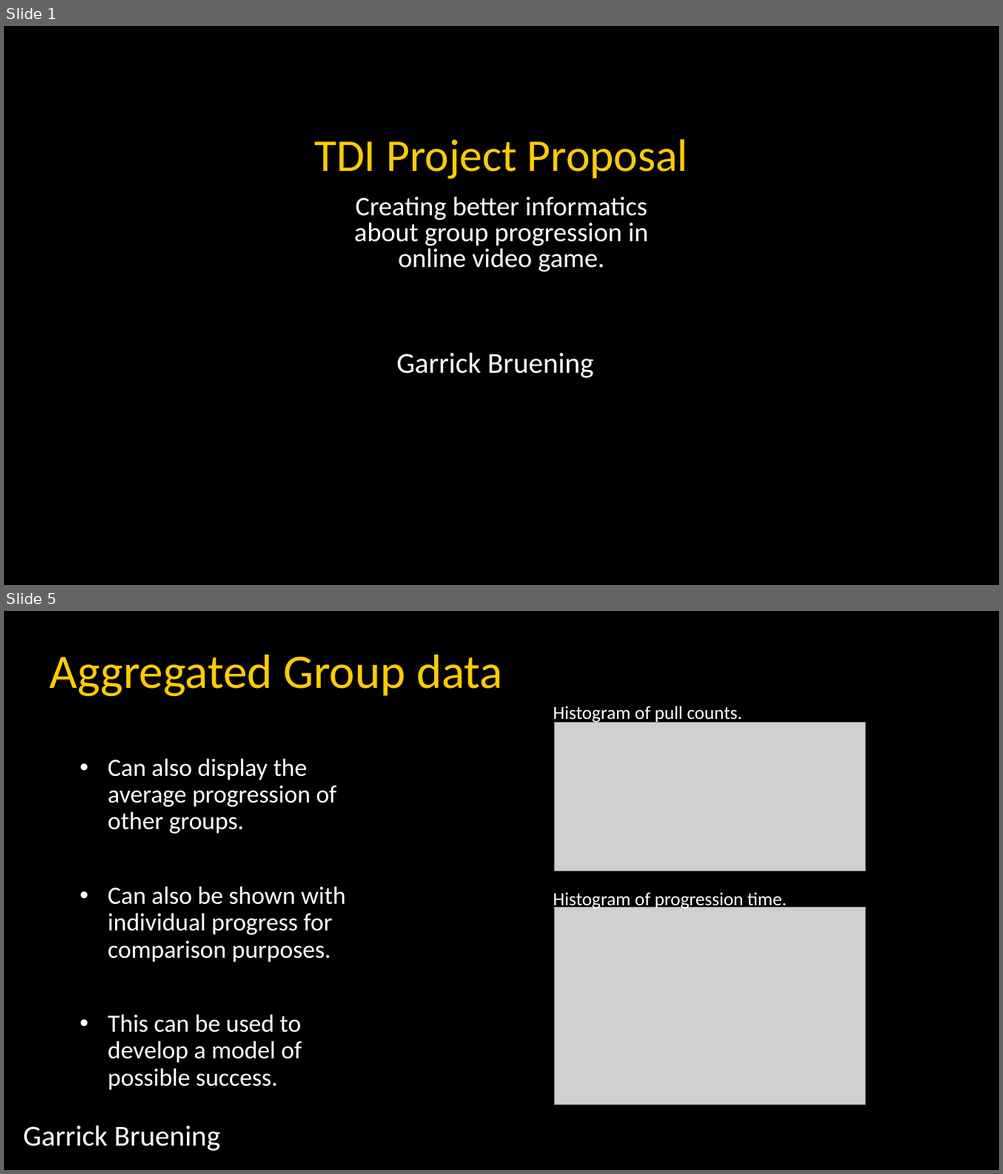
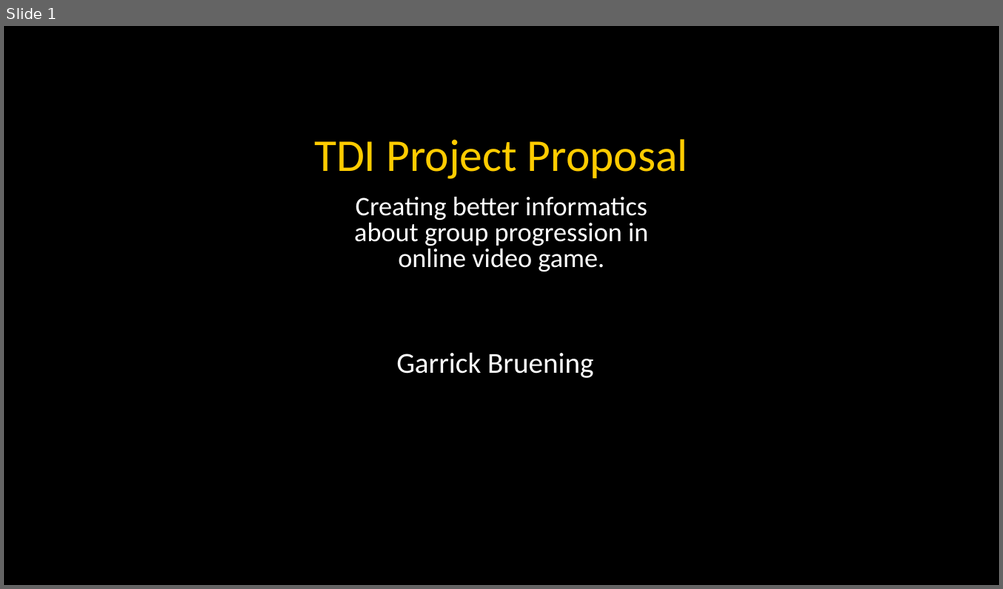
Before and after one commit to GBruening/succes_predictor, a slide deck: TDI/TDI_pitch.pptx. Shown one above the other, each under a label of ours: slides 1 and 5 before the commit, slide 1 after it; the slides between them are not shown. The pictures are 1003x1174 and 1003x589 pixels, drawn with LibreOffice and Linux fonts; fonts in the diff are those of the drawing; grey boxes stand for pictures. Boxes give left, top, right and bottom in pixels: in the first picture for what was removed or moved away, otherwise in the second. Text is boxed around its words. In the diff, an @@ line names an element or a change of style, - is before the commit and + after.

Commit message:
Building models for prediction. Added functions to create data sets, now testing ML models

```diff
--- a/TDI/TDI_pitch.pptx
+++ b/TDI/TDI_pitch.pptx
@@ slide 5 removed at (4, 611, 999, 1170), background #000000 @@
@@ text removed at (50, 654, 503, 697) @@
-Aggregated Group data
@@ text removed at (553, 706, 743, 724) @@
-Histogram of pull counts.
@@ picture removed at (554, 722, 865, 871) @@
@@ text removed at (108, 758, 346, 1091) @@
-• Can also display the average progression of other groups.
-• Can also be shown with individual progress for comparison purposes.
-• This can be used to develop a model of possible success.
@@ text removed at (553, 892, 786, 911) @@
-Histogram of progression time.
@@ picture removed at (554, 908, 865, 1105) @@
@@ text removed at (23, 1125, 220, 1151) @@
-Garrick Bruening
```
Also in this commit, not shown: 4 slides changed, 2 slides added, 18 other files.
